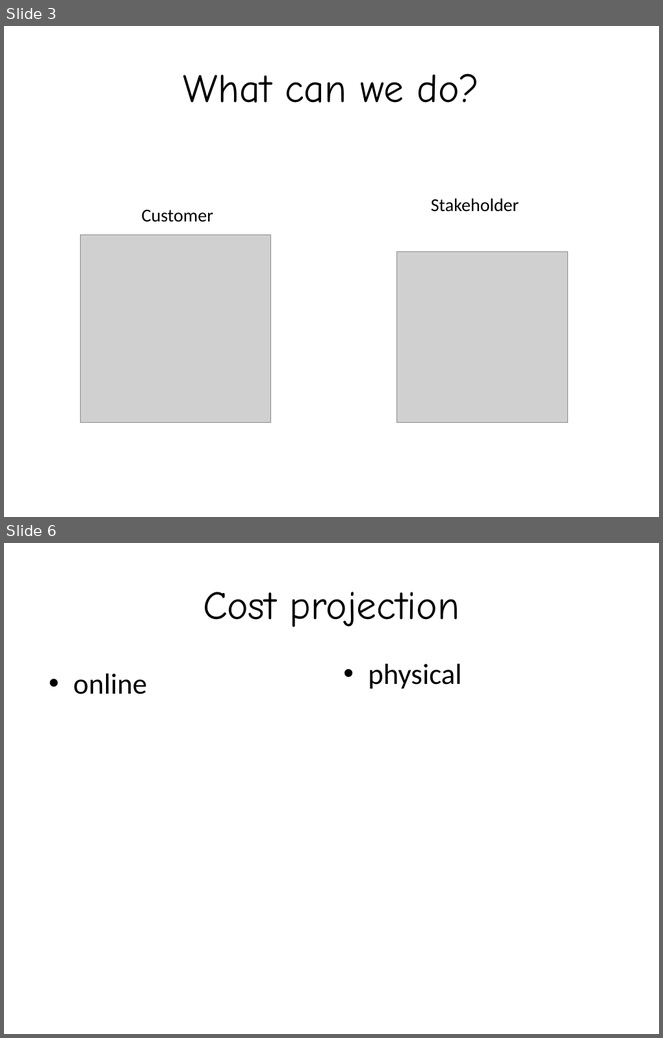
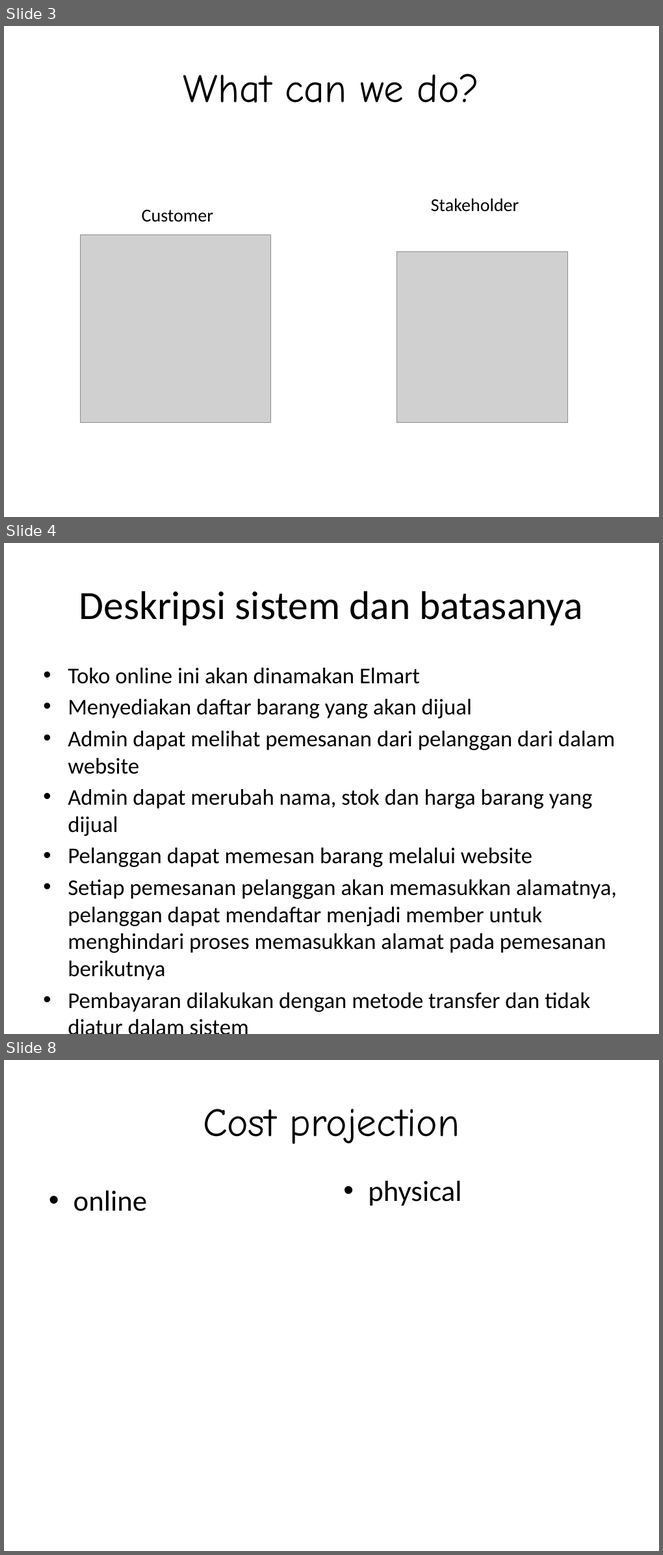
Before and after one commit to panduwcksn/MPPL-D-E08-Elmart, a slide deck: Draft PPT MPPL E.pptx. Shown one above the other, each under a label of ours: slides 3 and 6 before the commit, slides 3, 4 and 8 after it; the slides between them are not shown. The pictures are 663x1038 and 663x1555 pixels, drawn with LibreOffice and Linux fonts; fonts in the diff are those of the drawing; grey boxes stand for pictures; background and template pictures are left out. Boxes give left, top, right and bottom in pixels: in the first picture for what was removed or moved away, otherwise in the second. Text is boxed around its words. In the diff, an @@ line names an element or a change of style, - is before the commit and + after.

```diff
--- a/Draft PPT MPPL E.pptx
+++ b/Draft PPT MPPL E.pptx
@@ slide 4 added at [4, 543, 659, 1034], background picture (left out) @@
@@ title added at [79, 591, 583, 626], 44 pt, text #000000 @@
+Deskripsi sistem dan batasanya
@@ text added at [68, 668, 617, 1012], 24.8 pt, text #000000 @@
+• Toko online ini akan dinamakan Elmart
+• Menyediakan daftar barang yang akan dijual
+• Admin dapat melihat pemesanan dari pelanggan dari dalam website
+• Admin dapat merubah nama, stok dan harga barang yang dijual
+• Pelanggan dapat memesan barang melalui website
+• Setiap pemesanan pelanggan akan memasukkan alamatnya, pelanggan dapat mendaftar menjadi member untuk menghindari proses memasukkan alamat pada pemesanan berikutnya
+• Pembayaran dilakukan dengan metode transfer dan tidak diatur dalam sistem
@@ what was slide 6 is now slide 8 @@
```
Also in this commit, not shown: 4 slides changed, 3 other slides added, 1 other file.
